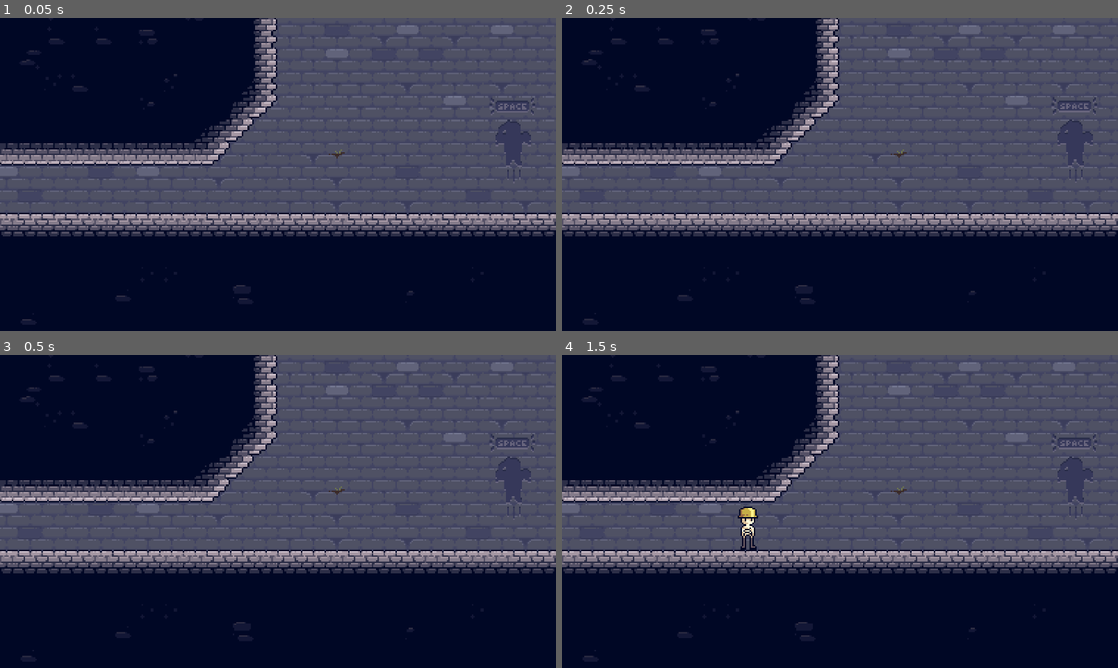
Above: before the commit, frames 1-4 (two rows, left to right).
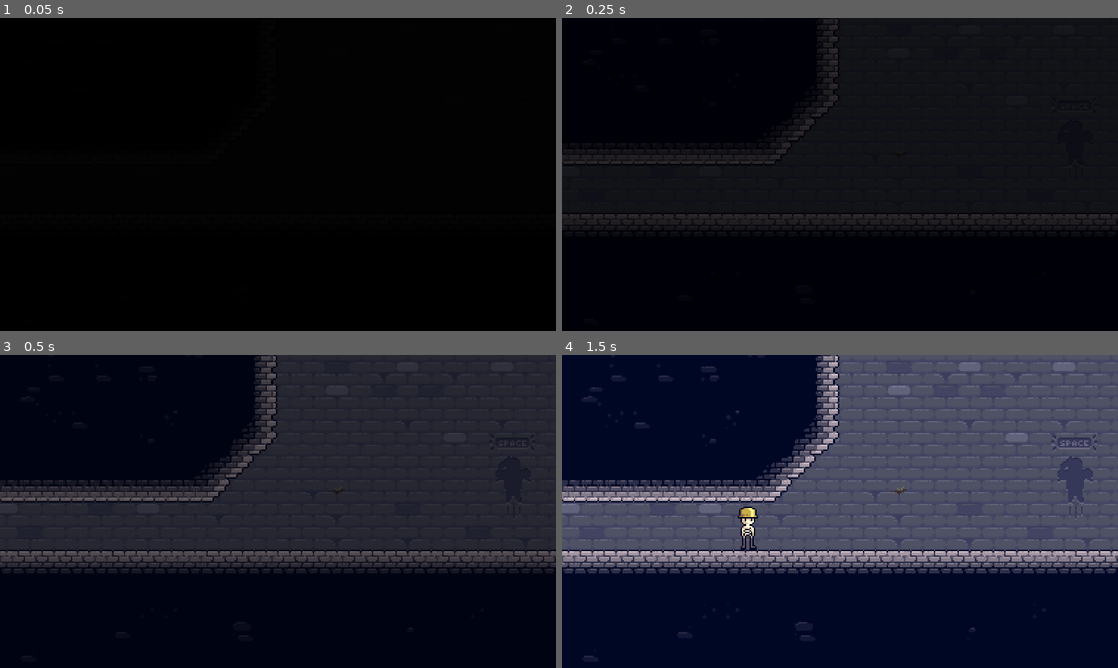
Above: after the commit, the same moments.

Repository: Lukko-Digital/You-Made-The-Dungeon
Game: Godot game, scene res://levels/level_1.tscn
Two runs of this game, one before a commit and one after it. Both use one fixed random seed, a clock stepped at 60 frames per second and the inputs below. This scene is started directly instead of the project's main scene. The engine's default icon, where the game draws it, is replaced by a stand-in: a white triangle on a blue panel in a dark square.
Inputs:
- Up to frame 1 (0.05 s): no input
- Up to frame 2 (0.25 s): no input
- Up to frame 3 (0.5 s): no input
- Up to frame 4 (1.5 s): hold D (right) from 0.53 s (still down); tap E (interact) at 0.6, 1.35 s; tap Space (jump) at 0.77 s

The runs differ from the first frame. In frame 1, 100% of the frame differs, in the area x 0-100%, y 0-100%; in frame 2, 100%; in frame 3, 51%; in frame 4, nothing differs.
Error in both runs: Invalid assignment of property or key 'parameters/conditions/not_shot' with value of type 'bool' on a base object of type 'AnimationTree'. (res://scripts/playe…

Commit message:
add next level collider

Diff:
--- a/levels/level_1.tscn
+++ b/levels/level_1.tscn
@@ -1,9 +1,10 @@
-[gd_scene load_steps=9 format=3 uid="uid://5hrq6483g8eq"]
+[gd_scene load_steps=10 format=3 uid="uid://5hrq6483g8eq"]
 
 [ext_resource type="PackedScene" uid="uid://6ccfrhghlje3" path="res://scenes/player.tscn" id="1_2c08x"]
 [ext_resource type="Texture2D" uid="uid://im4xv880umd8" path="res://assets/sprites/tilesetv7.png" id="2_3pk5m"]
 [ext_resource type="Script" path="res://scripts/PlayerCamera.gd" id="2_8c2v1"]
 [ext_resource type="PackedScene" uid="uid://bkhd2ngxnf8vq" path="res://scenes/ui.tscn" id="3_02ns2"]
+[ext_resource type="PackedScene" uid="uid://bca0xcu7xnkx7" path="res://scenes/next_level_collider.tscn" id="5_6oog4"]
 
 [sub_resource type="RectangleShape2D" id="RectangleShape2D_rxiyh"]
 size = Vector2(14, 27)
@@ -1786,4 +1787,7 @@
 [node name="ui" parent="LevelEssentials" instance=ExtResource("3_02ns2")]
 visible = false
 
+[node name="NextLevel" parent="LevelEssentials" instance=ExtResource("5_6oog4")]
+position = Vector2(1638, -201)
+
 [connection signal="body_entered" from="LevelEssentials/SmoothEnablePoint" to="LevelEssentials/player/Camera2D" method="_on_smooth_enable_point_body_entered"]
